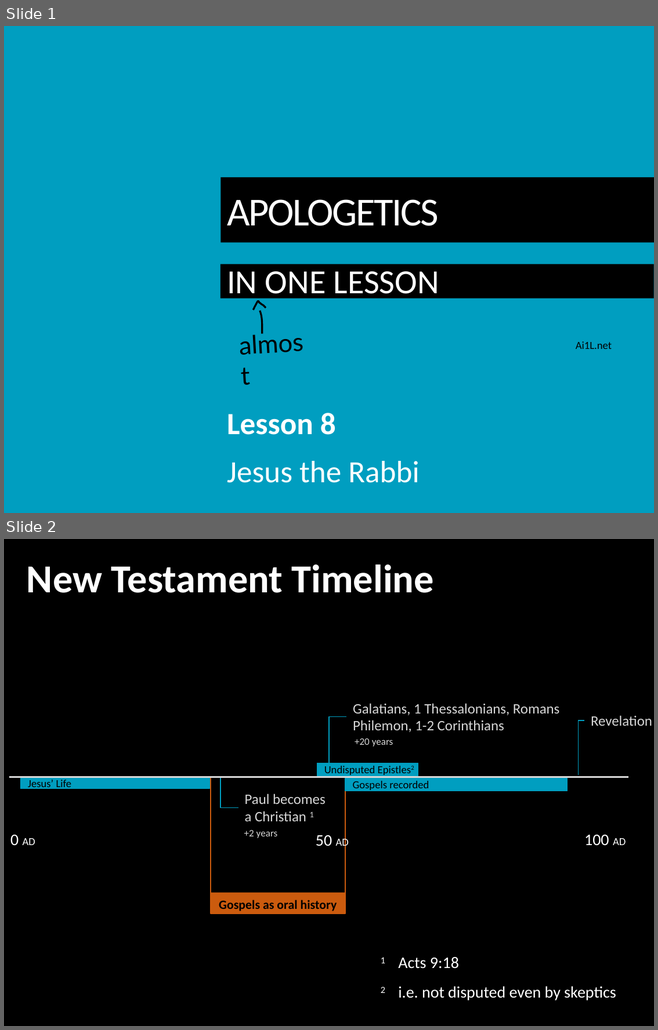
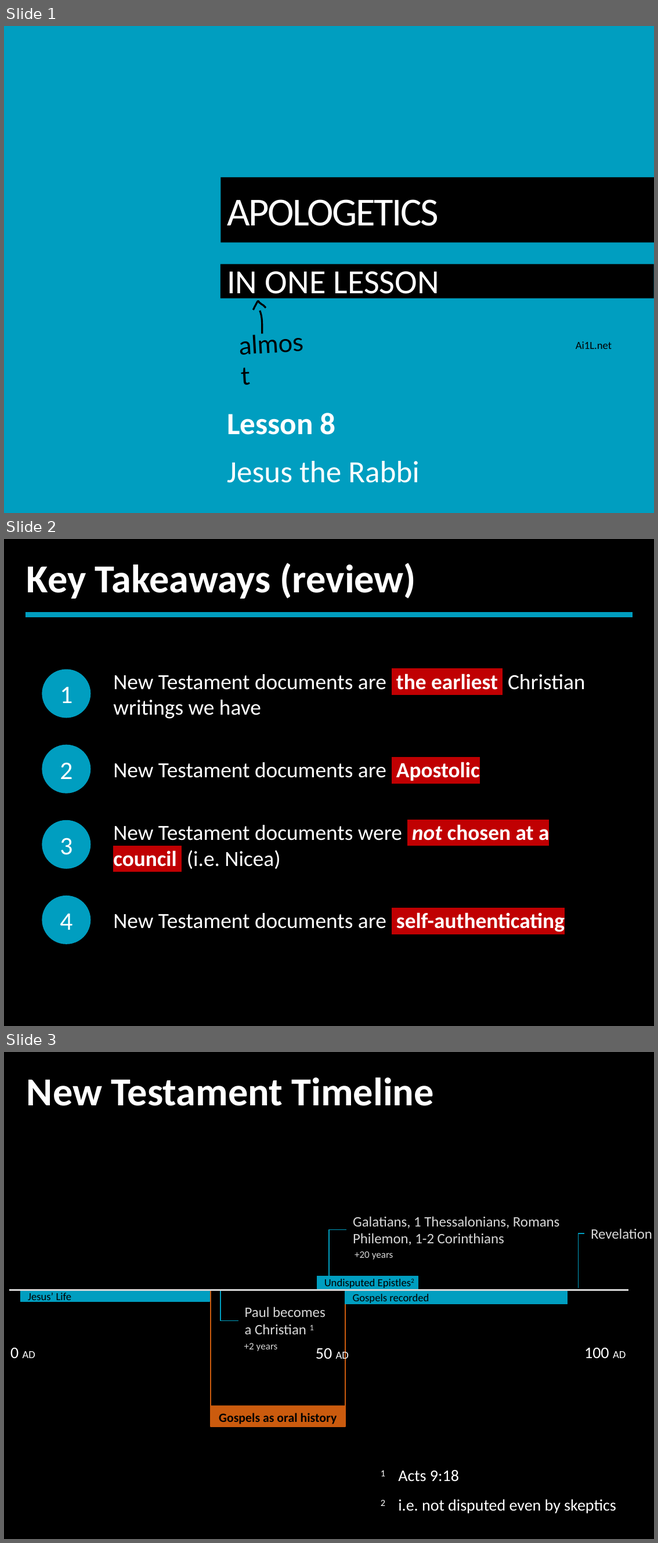
Before and after one commit to LukeMurphey/Ai1L, a slide deck: companion-website/public/files/8. Jesus the Rabbi.pptx. Shown one above the other, each under a label of ours: slides 1 and 2 before the commit, slides 1, 2 and 3 after it. The pictures are 658x1030 and 658x1543 pixels, drawn with LibreOffice and Linux fonts; fonts in the diff are those of the drawing. Boxes give left, top, right and bottom in pixels: in the first picture for what was removed or moved away, otherwise in the second. Text is boxed around its words. In the diff, an @@ line names an element or a change of style, - is before the commit and + after.

```diff
--- a/companion-website/public/files/8. Jesus the Rabbi.pptx
+++ b/companion-website/public/files/8. Jesus the Rabbi.pptx
@@ slide 2 added at (4,539,654,1026), background #000000 @@
@@ text added at (27,563,416,599), 44 pt, text #FFFFFF, bold @@
+Key Takeaways (review)
@@ line added from (25, 615) to (632, 615), #009EC0 6 pt @@
@@ ellipse added at (42,669,90,718), fill #009EC0, 28 pt, text #FFFFFF @@
+1
@@ text added at (113,674,585,719), 24 pt, text #FFFFFF @@
+New Testament documents are the earliest Christian writings we have
@@ ellipse added at (42,745,90,794), fill #009EC0, 28 pt, text #FFFFFF @@
+2
@@ text added at (113,762,480,781), 24 pt, text #FFFFFF @@
+New Testament documents are Apostolic
@@ ellipse added at (42,820,90,869), fill #009EC0, 28 pt, text #FFFFFF @@
+3
@@ text added at (113,824,549,869), 24 pt, text #FFFFFF @@
+New Testament documents were not chosen at a council (i.e. Nicea)
@@ ellipse added at (42,896,90,944), fill #009EC0, 28 pt, text #FFFFFF @@
+4
@@ text added at (113,913,564,932), 24 pt, text #FFFFFF @@
+New Testament documents are self-authenticating
@@ what was slide 2 is now slide 3 @@
```
Also in this commit, not shown: 4 other files.
